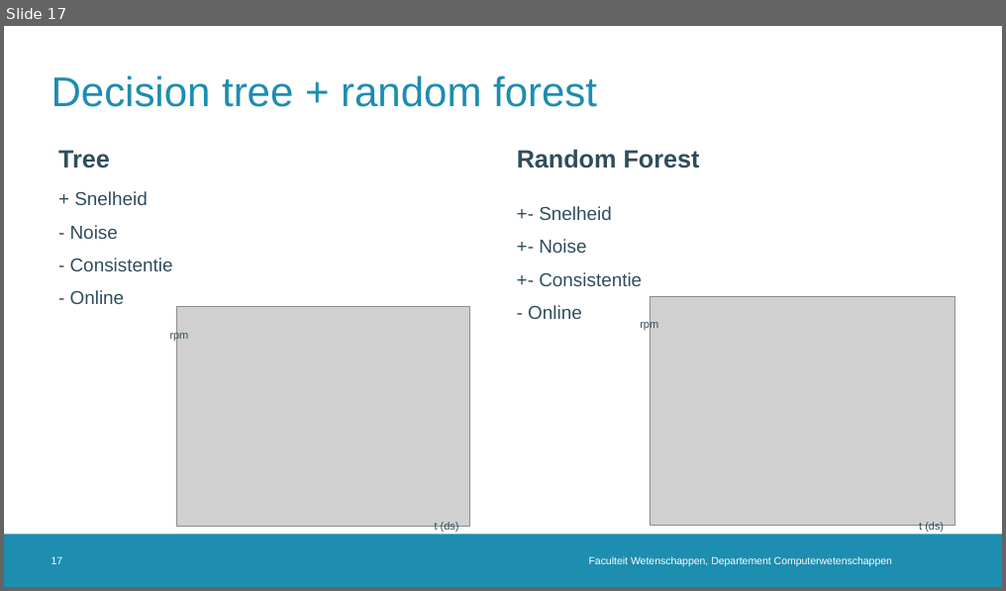
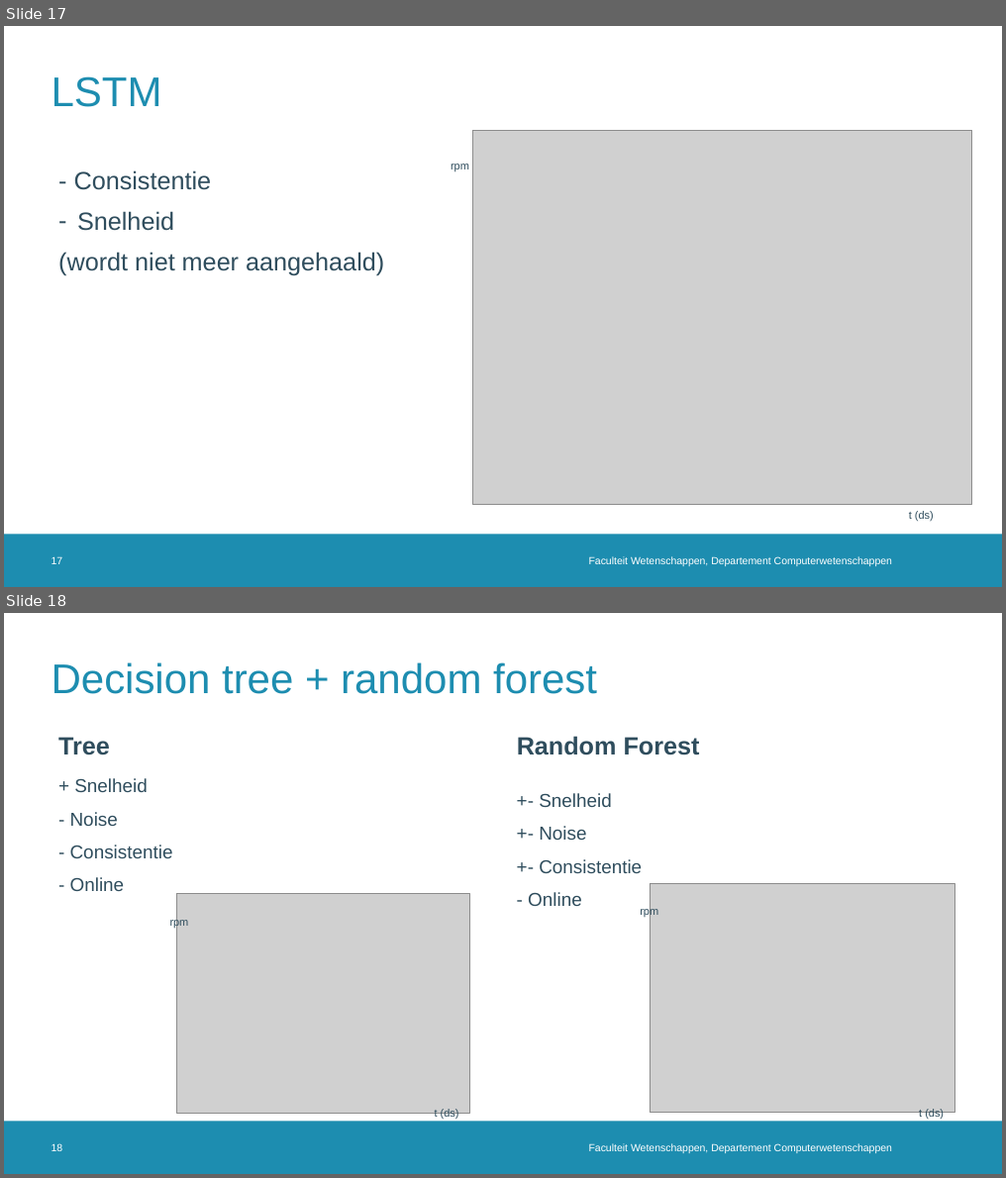
Before and after one commit to TooCools/Masterproef, a slide deck: Real-Time Cadansaanpassing in een Automatische Fietstransmissie2.0.pptx. Shown one above the other, each under a label of ours: slide 17 before the commit, slides 17 and 18 after it. The pictures are 1006x591 and 1006x1178 pixels, drawn with LibreOffice and Linux fonts; fonts in the diff are those of the drawing; grey boxes stand for pictures; background and template pictures are left out. Boxes give left, top, right and bottom in pixels: in the first picture for what was removed or moved away, otherwise in the second. Text is boxed around its words. In the diff, an @@ line names an element or a change of style, - is before the commit and + after.

```diff
--- a/Real-Time Cadansaanpassing in een Automatische Fietstransmissie2.0.pptx
+++ b/Real-Time Cadansaanpassing in een Automatische Fietstransmissie2.0.pptx
@@ slide 17 added at [4, 26, 1002, 587], background #FFFFFF; not listed: 1 template element that a slide beside it also shows @@
@@ title added at [52, 76, 162, 107], 40 pt, text #1D8DB0 @@
+LSTM
@@ picture added at [473, 130, 973, 504] @@
@@ text added at [58, 171, 384, 276], 24 pt, text #2F4D5D @@
+- Consistentie
+– Snelheid
+(wordt niet meer aangehaald)
@@ text added at [450, 164, 469, 172], 10.5 pt, text #2F4D5D @@
+rpm
@@ text added at [909, 511, 934, 521], 10.5 pt, text #2F4D5D @@
+t (ds)
@@ page number added at [52, 557, 63, 565], 10 pt, text #FFFFFF @@
+17
@@ text added at [589, 557, 892, 567], 10 pt, text #FFFFFF @@
+Faculteit Wetenschappen, Departement Computerwetenschappen
@@ what was slide 17 is now slide 18 @@
@@ page number at [52, 1144, 63, 1152]: text changed @@
-17
+18
```
Also in this commit, not shown: 3 slides changed, 11 other files.
